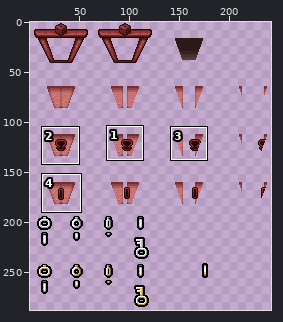
A sprite sheet gets an edit: resources/gfx/grid/00_rd_diceroom.png. Above, an overview of the earlier version with the close-up marked.
Close-up. First the earlier version:
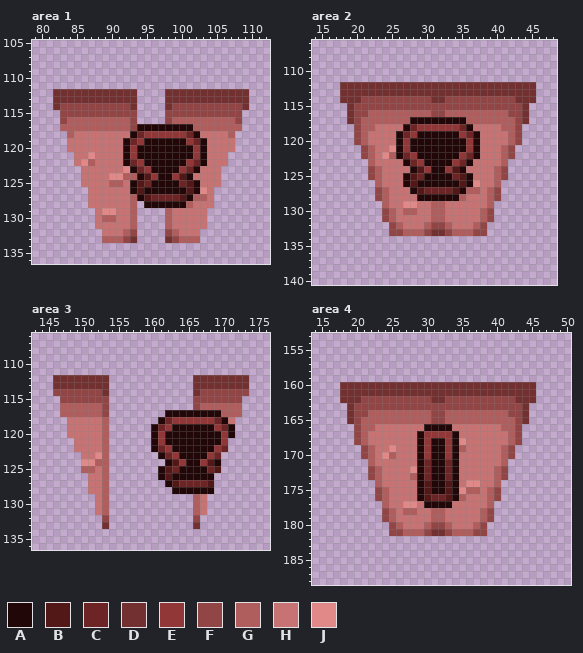
The file is 256x288 pixels. Colours within 5 levels of each other are drawn and written as one. Shown: area 1: x 79..112, y 105..136; area 2: x 14..48, y 106..140; area 3: x 143..176, y 106..136; area 4: x 14..50, y 153..188. The wide view leaves out empty margins. The commit also changed other parts of the picture, which this record leaves out.
Palette (. is transparent): A #210707  B #521818  C #6d2424  D #733030  E #923737  F #924545  G #b05d5d  H #c87373  J #e18989
After:
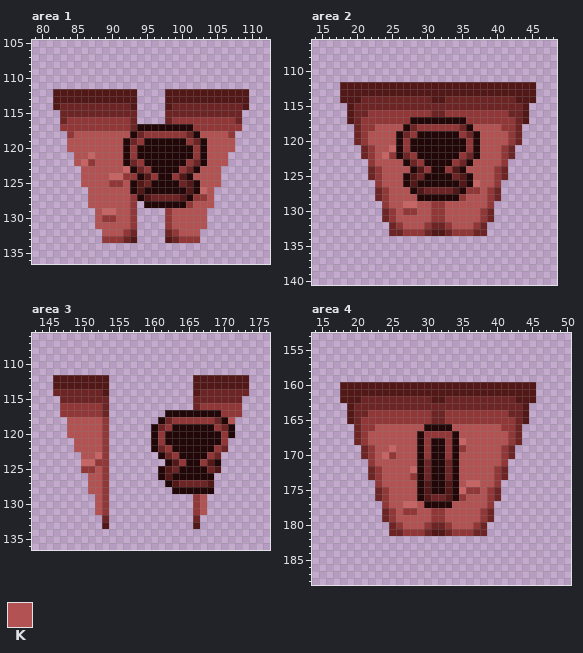
Colours new in this view: K #b25252
Changes in this commit:
@@ palette @@
-J #e18989
+J #c76565
--- area 1
@@ x 79..112 @@
 111 ..................................
-112 ...DDDDDDDDDDDD....DDDDDDDDDDDD...
-113 ...DDDDDDDDDDDD....DDDDDDDDDDDD...
-114 ...DFFFFFFFFFFD....DFFFFFFFFFFD...
-115 ....FFFFFFFFFFF....FFFFFFFFFFF....
-116 ....FGGGGGGGGGF....FGGGGGGGGGF....
-117 ....GGGGGGGGGGFAAAAAAAAGGGGGGG....
-118 .....GHHHHHHHHACEEEEEECAHHHHG.....
-119 .....HHHHHHHHACEAAAAAAECAHHHH.....
-120 .....HHHHHHHHAEAAAAAAAAEAHHHH.....
-121 ......HHJHHHHAEAAAAAAAAEAHHH......
-122 ......HJGHHHHACEAAAAAAECAHHH......
-123 .......HHHHHHJACEAAAAECAHHH.......
-124 .......HHHHJJGGABEAAEBAHHHH.......
-125 .......HHHHGGHABCAAAACBAHHH.......
-126 ........HHHHHHABAAAAAABAJH........
-127 ........HHHHHHGABCCCCBAGGH........
-128 ........HHHHHHG.AAAAAAGHHH........
-129 .........HJJHHG....GHHHHH.........
-130 .........HGGHHG....GHHHHH.........
-131 .........HHHHHG....GHHHHH.........
-132 ..........HHHGF....FGHHH..........
-133 ..........GGGFD....DFGGG..........
+112 ...BBBBBBBBBBBB....BBBBBBBBBBBB...
+113 ...BBBBBBBBBBBB....BBBBBBBBBBBB...
+114 ...BCCCCCCCCCCB....BCCCCCCCCCCB...
+115 ....CCCCCCCCCCC....CCCCCCCCCCC....
+116 ....CEEEEEEEEEC....CEEEEEEEEEC....
+117 ....EEEEEEEEEECAAAAAAAAEEEEEEE....
+118 .....EKKKKKKKKACEEEEEECAKKKKE.....
+119 .....KKKKKKKKACEAAAAAAECAKKKK.....
+120 .....KKKKKKKKAEAAAAAAAAEAKKKK.....
+121 ......KKJKKKKAEAAAAAAAAEAKKK......
+122 ......KJEKKKKACEAAAAAAECAKKK......
+123 .......KKKKKKJACEAAAAECAKKK.......
+124 .......KKKKJJEEABEAAEBAKKKK.......
+125 .......KKKKEEKABCAAAACBAKKK.......
+126 ........KKKKKKABAAAAAABAJK........
+127 ........KKKKKKEABCCCCBAEEK........
+128 ........KKKKKKE.AAAAAAEKKK........
+129 .........KJJKKE....EKKKKK.........
+130 .........KEEKKE....EKKKKK.........
+131 .........KKKKKE....EKKKKK.........
+132 ..........KKKEC....CEKKK..........
+133 ..........EEECB....BCEEE..........
 134 ..................................
--- area 2
@@ x 14..48 @@
 111 ...................................
-112 ....DDDDDDDDDDDDDDDDDDDDDDDDDDDD...
-113 ....DDDDDDDDDDDDDDDDDDDDDDDDDDDD...
-114 ....DDDFFFFFFFFFFDDFFFFFFFFFFDDD...
-115 .....DFFFFFFFFFFFFFFFFFFFFFFFFD....
-116 .....DFFGGGGGGGGGFFGGGGGGGGGFFD....
-117 .....DFGGGGGGGAAAAAAAAGGGGGGGFD....
-118 ......FGGHHHHACEEEEEECAHHHHGGF.....
-119 ......FGHHHHACEAAAAAAECAHHHHGF.....
-120 ......FGHHHHAEAAAAAAAAEAHHHHGF.....
-121 .......FGHHJAEAAAAAAAAEAHHHGF......
-122 .......FGHJGACEAAAAAAECAHHHGF......
-123 ........GHHHHACEAAAAECAHHHHG.......
-124 ........FGHHHHABEAAEBAHHHHGF.......
-125 ........FGHHHABCAAAACBAHHHGF.......
-126 .........GHHHABAAAAAABAJHHG........
-127 .........FGHHHABCCCCBAGGHGF........
-128 .........FGHHHHAAAAAAGHHHGF........
-129 ..........GHHJJHHGGHHHHHHG.........
-130 ..........FGHGGHHGGHHHHHGF.........
-131 ..........FGHHHHHGGHHHHHGF.........
-132 ...........FGHHHGFFGHHHGF..........
-133 ...........FFGGGFDDFGGGFF..........
+112 ....BBBBBBBBBBBBBBBBBBBBBBBBBBBB...
+113 ....BBBBBBBBBBBBBBBBBBBBBBBBBBBB...
+114 ....BBBCCCCCCCCCCBBCCCCCCCCCCBBB...
+115 .....BCCCCCCCCCCCCCCCCCCCCCCCCB....
+116 .....BCCEEEEEEEEECCEEEEEEEEECCB....
+117 .....BCEEEEEEEAAAAAAAAEEEEEEECB....
+118 ......CEEKKKKACEEEEEECAKKKKEEC.....
+119 ......CEKKKKACEAAAAAAECAKKKKEC.....
+120 ......CEKKKKAEAAAAAAAAEAKKKKEC.....
+121 .......CEKKJAEAAAAAAAAEAKKKEC......
+122 .......CEKJEACEAAAAAAECAKKKEC......
+123 ........EKKKKACEAAAAECAKKKKE.......
+124 ........CEKKKKABEAAEBAKKKKEC.......
+125 ........CEKKKABCAAAACBAKKKEC.......
+126 .........EKKKABAAAAAABAJKKE........
+127 .........CEKKKABCCCCBAEEKEC........
+128 .........CEKKKKAAAAAAEKKKEC........
+129 ..........EKKJJKKEEKKKKKKE.........
+130 ..........CEKEEKKEEKKKKKEC.........
+131 ..........CEKKKKKEEKKKKKEC.........
+132 ...........CEKKKECCEKKKEC..........
+133 ...........CCEEECBBCEEECC..........
 134 ...................................
--- area 3
@@ x 143..176 @@
 111 ..................................
-112 ...DDDDDDDD............DDDDDDDD...
-113 ...DDDDDDDD............DDDDDDDD...
-114 ...FFFFFFFD............DFFFFFFF...
-115 ....FFFFFFF............FFFFFFF....
-116 ....GGGGGGF............FGGGGGG....
-117 ....GGGGGGF........AAAAAAAAGGG....
-118 .....HHHHHG.......ACEEEEEECAH.....
-119 .....HHHHHG......ACEAAAAAAECA.....
-120 .....HHHHHG......AEAAAAAAAAEA.....
-121 ......HHHHG......AEAAAAAAAAE......
-122 ......HHHHG......ACEAAAAAAEC......
-123 .......HHJG.......ACEAAAAEC.......
-124 .......JJGG........ABEAAEBA.......
-125 .......GGHG.......ABCAAAACB.......
-126 ........HHG.......ABAAAAAA........
-127 ........HHG........ABCCCCB........
-128 ........HHG.........AAAAAA........
-129 .........HG............GH.........
-130 .........HG............GH.........
-131 .........HG............GH.........
-132 ..........F............F..........
-133 ..........D............D..........
+112 ...BBBBBBBB............BBBBBBBB...
+113 ...BBBBBBBB............BBBBBBBB...
+114 ...CCCCCCCB............BCCCCCCC...
+115 ....CCCCCCC............CCCCCCC....
+116 ....EEEEEEC............CEEEEEE....
+117 ....EEEEEEC........AAAAAAAAEEE....
+118 .....KKKKKE.......ACEEEEEECAK.....
+119 .....KKKKKE......ACEAAAAAAECA.....
+120 .....KKKKKE......AEAAAAAAAAEA.....
+121 ......KKKKE......AEAAAAAAAAE......
+122 ......KKKKE......ACEAAAAAAEC......
+123 .......KKJE.......ACEAAAAEC.......
+124 .......JJEE........ABEAAEBA.......
+125 .......EEKE.......ABCAAAACB.......
+126 ........KKE.......ABAAAAAA........
+127 ........KKE........ABCCCCB........
+128 ........KKE.........AAAAAA........
+129 .........KE............EK.........
+130 .........KE............EK.........
+131 .........KE............EK.........
+132 ..........C............C..........
+133 ..........B............B..........
 134 ..................................
--- area 4
@@ x 14..50 @@
 159 .....................................
-160 ....DDDDDDDDDDDDDDDDDDDDDDDDDDDD.....
-161 ....DDDDDDDDDDDDDDDDDDDDDDDDDDDD.....
-162 ....DDDFFFFFFFFFFDDFFFFFFFFFFDDD.....
-163 .....DFFFFFFFFFFFFFFFFFFFFFFFFD......
-164 .....DFFGGGGGGGGGFFGGGGGGGGGFFD......
-165 .....DFGGGGGGGGGGFFGGGGGGGGGGFD......
-166 ......FGGHHHHHHHAAAAHHHHHHHGGF.......
-167 ......FGHHHHHHHAEEEEAHHHHHHHGF.......
-168 ......FGHHHHHHHAEAAEAJHHHHHHGF.......
-169 .......FGHHJHHHAEAAEAGHHHHHGF........
-170 .......FGHJGHHHAEAAEAHHHHHHGF........
-171 ........GHHHHHHACAACAHHHHHHG.........
-172 ........FGHHHHJACAACAHHHHHGF.........
-173 ........FGHHHHGACAACAHHHHHGF.........
-174 .........GHHHHHABAABAHJJHHG..........
-175 .........FGHHHHABAABAJGGHGF..........
-176 .........FGHHHHABCCBAGHHHGF..........
-177 ..........GHHJJHAAAAHHHHHG...........
-178 ..........FGHGGHHGGHHHHHGF...........
-179 ..........FGHHHHHGGHHHHHGF...........
-180 ...........FGHHHGFFGHHHGF............
-181 ...........FFGGGFDDFGGGFF............
+160 ....BBBBBBBBBBBBBBBBBBBBBBBBBBBB.....
+161 ....BBBBBBBBBBBBBBBBBBBBBBBBBBBB.....
+162 ....BBBCCCCCCCCCCBBCCCCCCCCCCBBB.....
+163 .....BCCCCCCCCCCCCCCCCCCCCCCCCB......
+164 .....BCCEEEEEEEEECCEEEEEEEEECCB......
+165 .....BCEEEEEEEEEECCEEEEEEEEEECB......
+166 ......CEEKKKKKKKAAAAKKKKKKKEEC.......
+167 ......CEKKKKKKKAEEEEAKKKKKKKEC.......
+168 ......CEKKKKKKKAEAAEAJKKKKKKEC.......
+169 .......CEKKJKKKAEAAEAEKKKKKEC........
+170 .......CEKJEKKKAEAAEAKKKKKKEC........
+171 ........EKKKKKKACAACAKKKKKKE.........
+172 ........CEKKKKJACAACAKKKKKEC.........
+173 ........CEKKKKEACAACAKKKKKEC.........
+174 .........EKKKKKABAABAKJJKKE..........
+175 .........CEKKKKABAABAJEEKEC..........
+176 .........CEKKKKABCCBAEKKKEC..........
+177 ..........EKKJJKAAAAKKKKKE...........
+178 ..........CEKEEKKEEKKKKKEC...........
+179 ..........CEKKKKKEEKKKKKEC...........
+180 ...........CEKKKECCEKKKEC............
+181 ...........CCEEECBBCEEECC............
 182 .....................................
Changed places in both close-ups, as pixel boxes (x1, y1, x2, y2):
changed: (53, 89, 137, 243)
changed: (165, 89, 249, 243)
changed: (340, 82, 536, 236)
changed: (53, 375, 109, 529)
changed: (193, 375, 249, 424)
changed: (193, 494, 207, 529)
changed: (340, 382, 536, 536)
